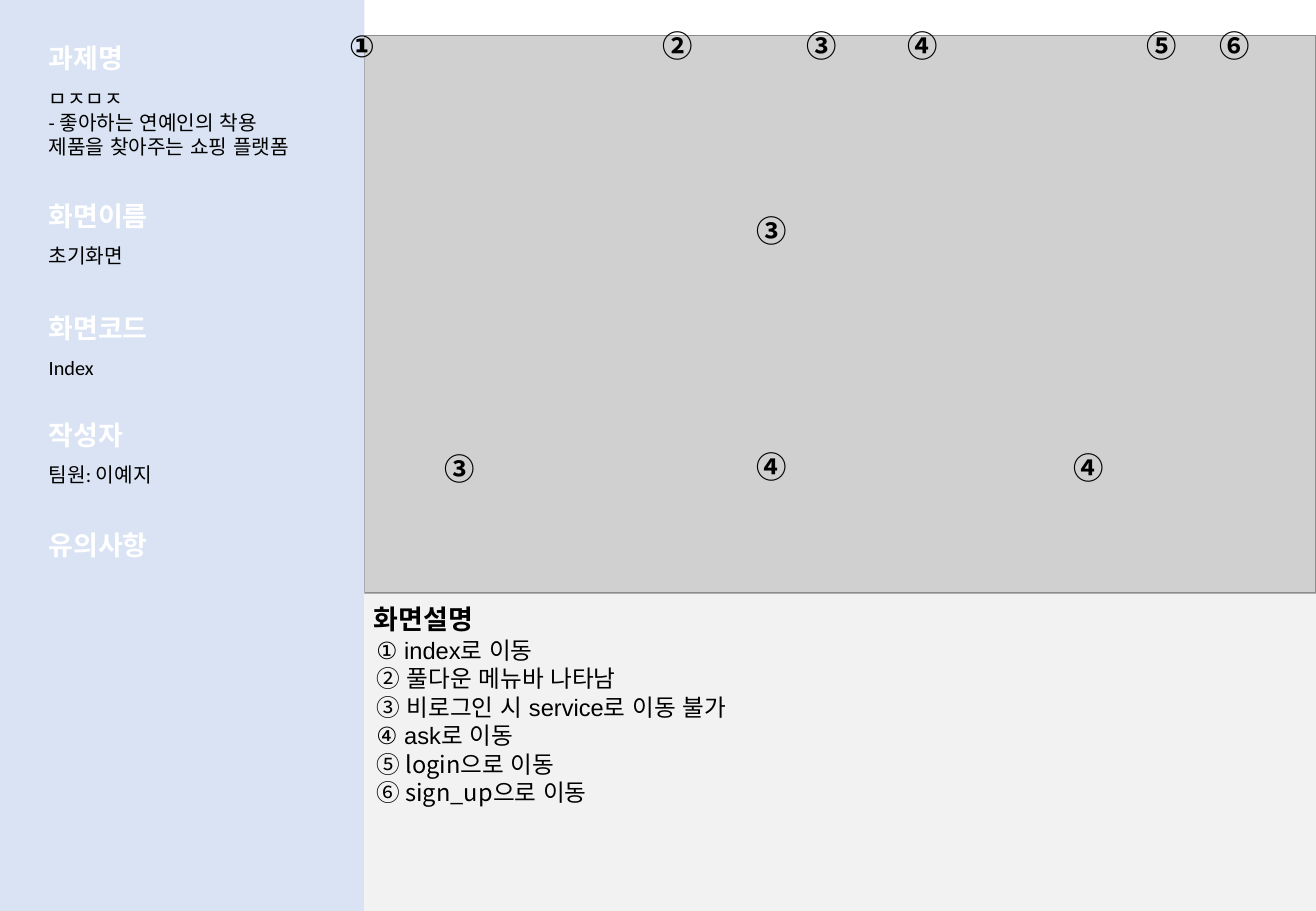
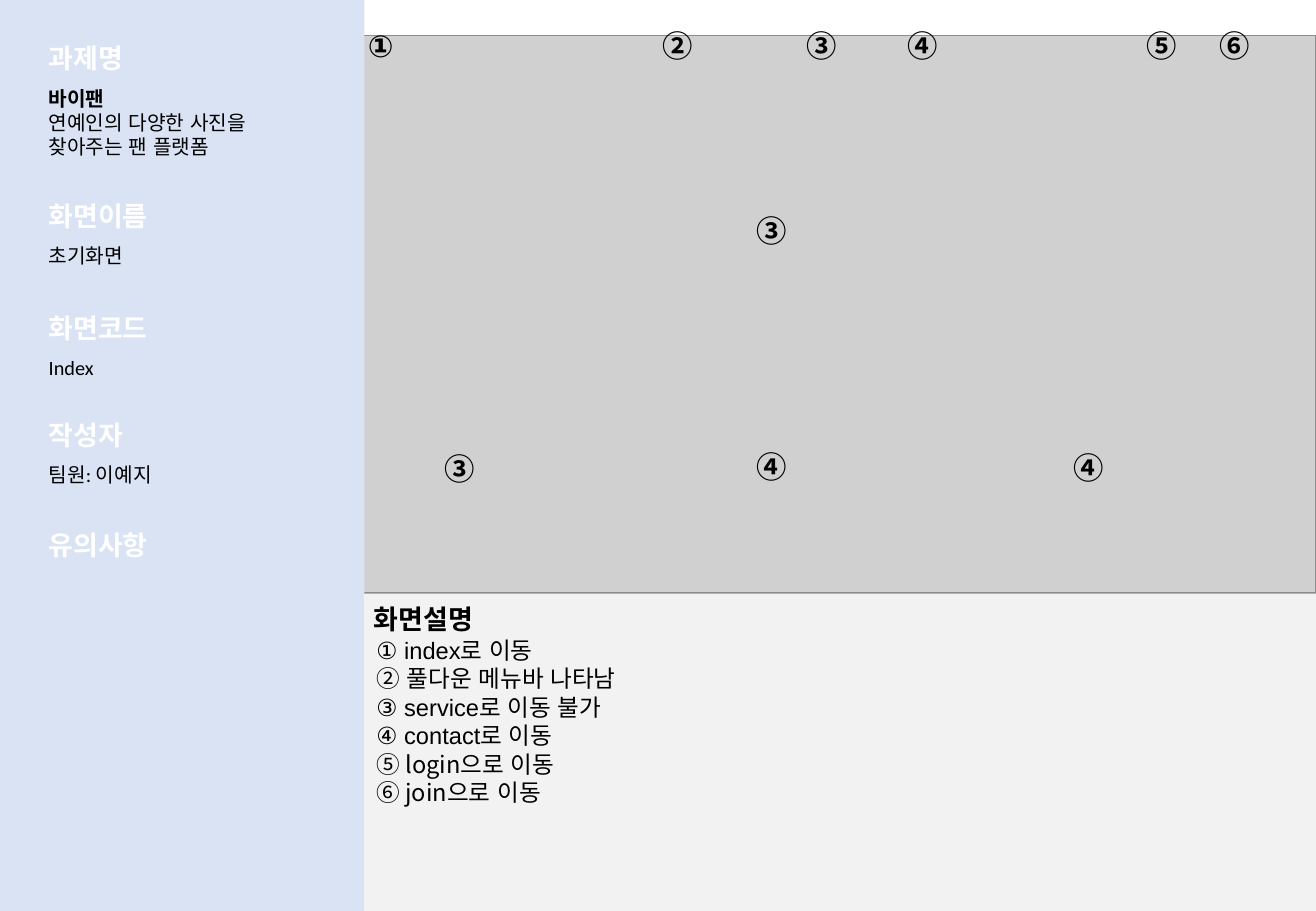
Before and after one commit to LeticiaKang/Project_Idol-Fandom-WebPlaform, a slide deck: slide 4 of 1. 산출문서/화면설계서(실전)/화면설계서_서식(1조. HappyVirus) (실전).pptx. Drawn at 1316x911 pixels with LibreOffice and Linux fonts; fonts in the diff are those of the drawing; grey boxes stand for pictures. Boxes give left, top, right and bottom in pixels: in the first picture for what was removed or moved away, otherwise in the second. Text is boxed around its words. In the diff, an @@ line names an element or a change of style, - is before the commit and + after.

```diff
--- a/1. 산출문서/화면설계서(실전)/화면설계서_서식(1조. HappyVirus) (실전).pptx
+++ b/1. 산출문서/화면설계서(실전)/화면설계서_서식(1조. HappyVirus) (실전).pptx
@@ text "①" rewrapped from <box>349,32,375,63</box> to <box>368,32,394,58</box> @@
@@ text at <box>49,89,246,156</box>: text changed @@
-ㅁㅈㅁㅈ
-- 좋아하는 연예인의 착용 제품을 찾아주는 쇼핑 플랫폼
+바이팬
+연예인의 다양한 사진을 찾아주는 팬 플랫폼
@@ text at <box>376,696,602,746</box>: text changed @@
-③ 비로그인 시 service로 이동 불가
-④ ask로 이동
+③ service로 이동 불가
+④ contact로 이동
@@ text at <box>376,777,540,807</box>: text changed @@
-⑥ sign_up으로 이동
+⑥ join으로 이동
```
Also in this commit, not shown: 17 other slides changed, 2 slides removed.
